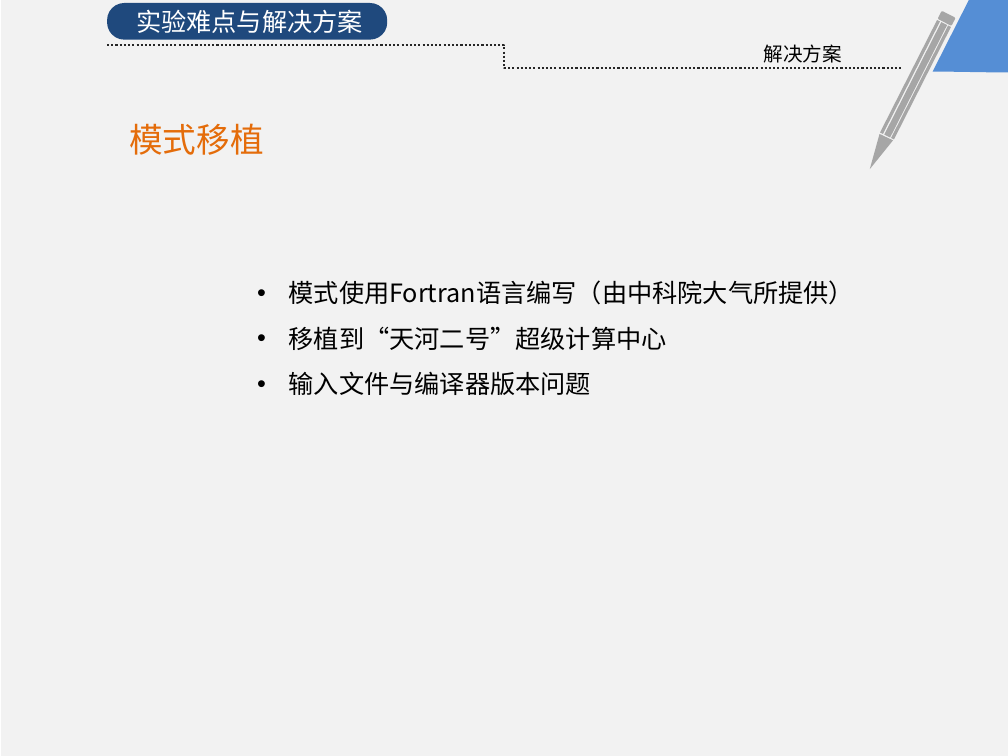
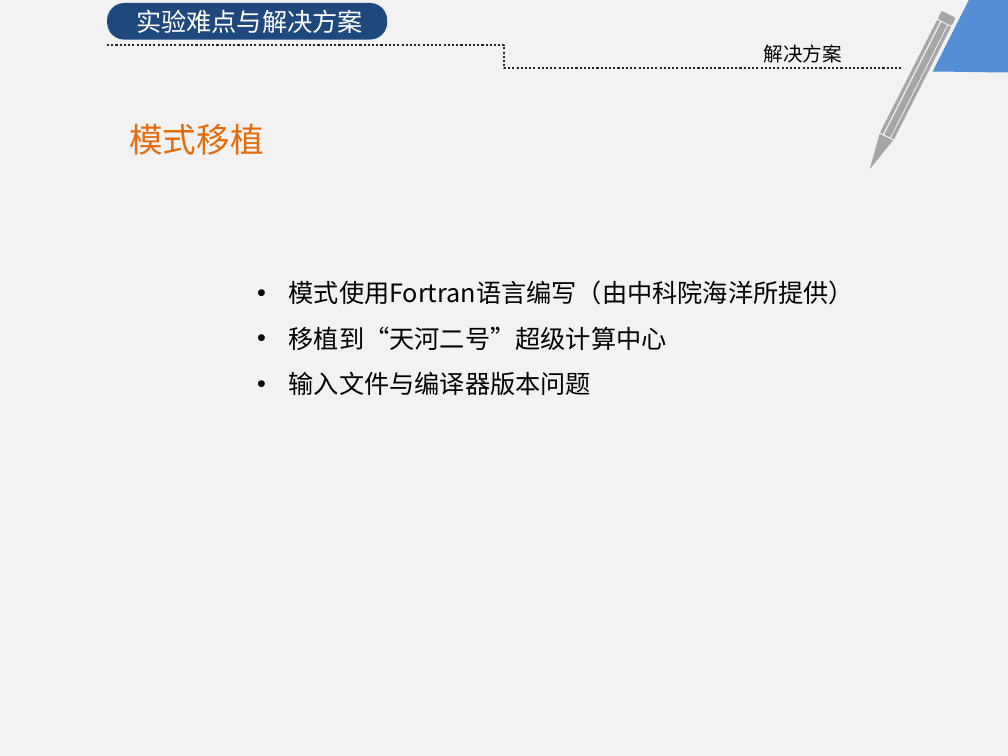
Before and after one commit to KrisCheng/GraduationDesign, a slide deck: slide 9 of FinalPaper/毕业答辩.pptx. Drawn at 1008x756 pixels with LibreOffice and Linux fonts; fonts in the diff are those of the drawing. Boxes give left, top, right and bottom in pixels: in the first picture for what was removed or moved away, otherwise in the second. Text is boxed around its words. In the diff, an @@ line names an element or a change of style, - is before the commit and + after.

```diff
--- a/FinalPaper/毕业答辩.pptx
+++ b/FinalPaper/毕业答辩.pptx
@@ text at [289, 280, 855, 305]: text changed @@
-• 模式使用Fortran语言编写（由中科院大气所提供）
+• 模式使用Fortran语言编写（由中科院海洋所提供）
```
Also in this commit, not shown: 7 other slides changed, 1 slide added, 1 other file.
